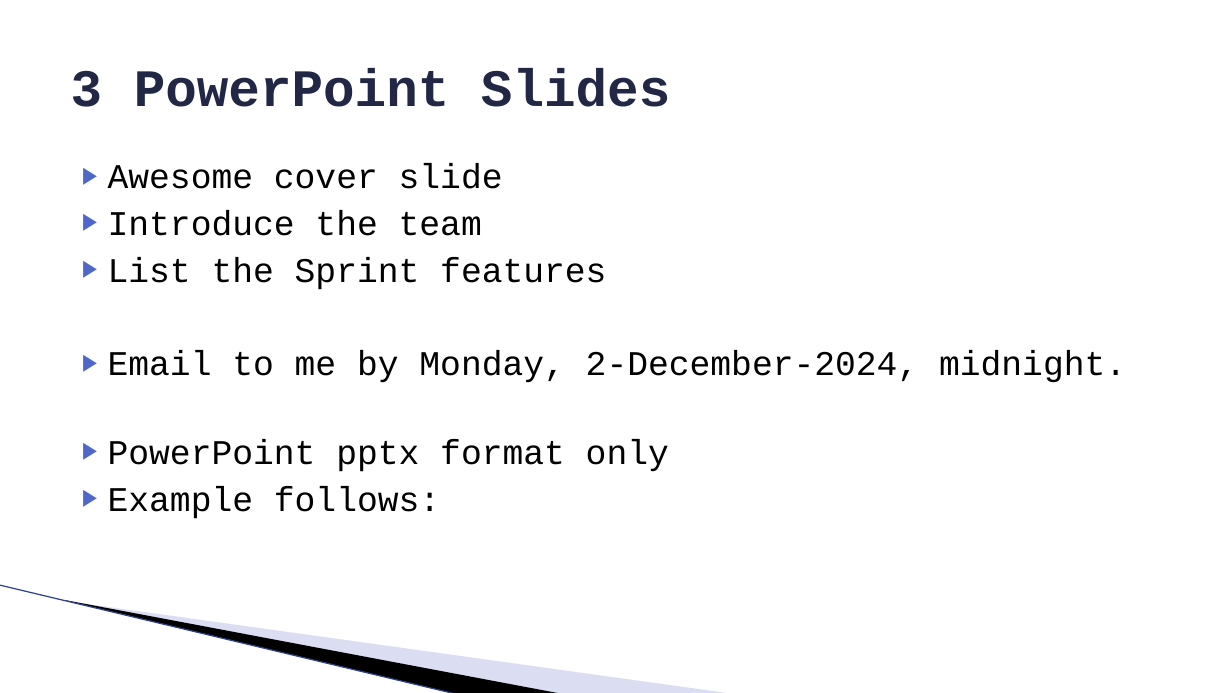
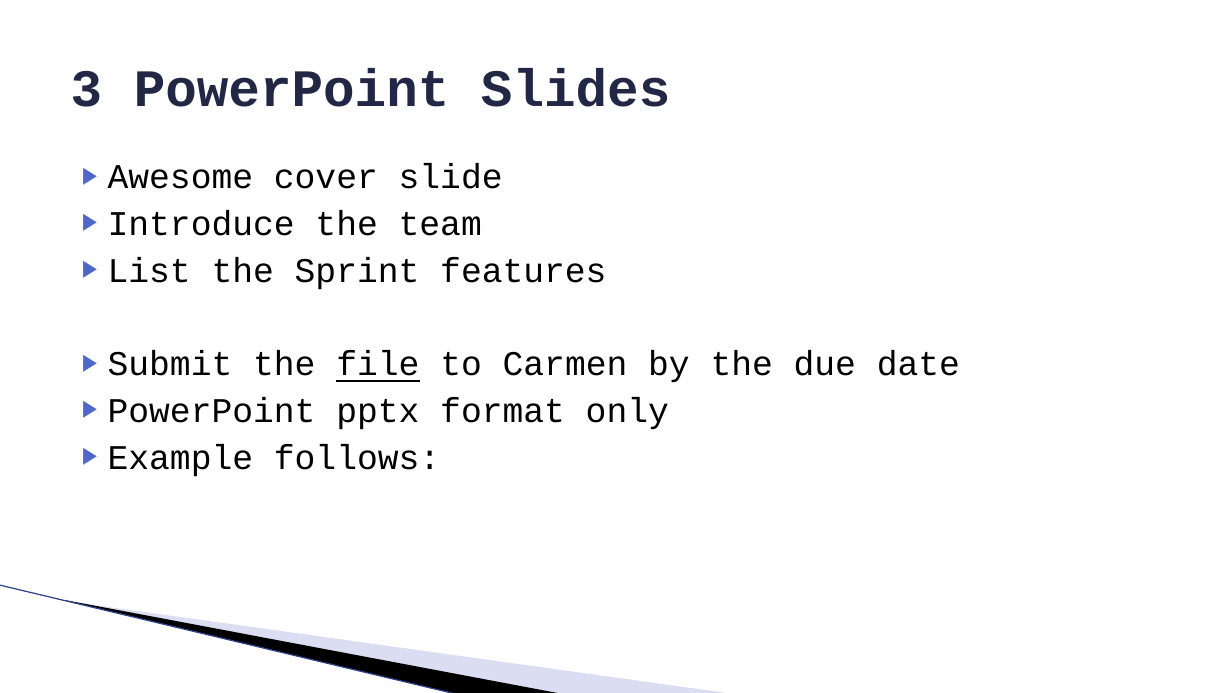
Before and after one commit to ProfessorKirby/cse3902web, a slide deck: slide 3 of Slides/Demo_Prep.pptx. Drawn at 1232x693 pixels with LibreOffice and Linux fonts; fonts in the diff are those of the drawing; background and template pictures are left out. Boxes give left, top, right and bottom in pixels: in the first picture for what was removed or moved away, otherwise in the second. Text is boxed around its words. In the diff, an @@ line names an element or a change of style, - is before the commit and + after.

Commit message:
Revised demo prep

```diff
--- a/Slides/Demo_Prep.pptx
+++ b/Slides/Demo_Prep.pptx
@@ text at <box>108,350,960,383</box>: text changed @@
-▶ Email to me by Monday, 2-December-2024, midnight.
+▶ Submit the file to Carmen by the due date
```
